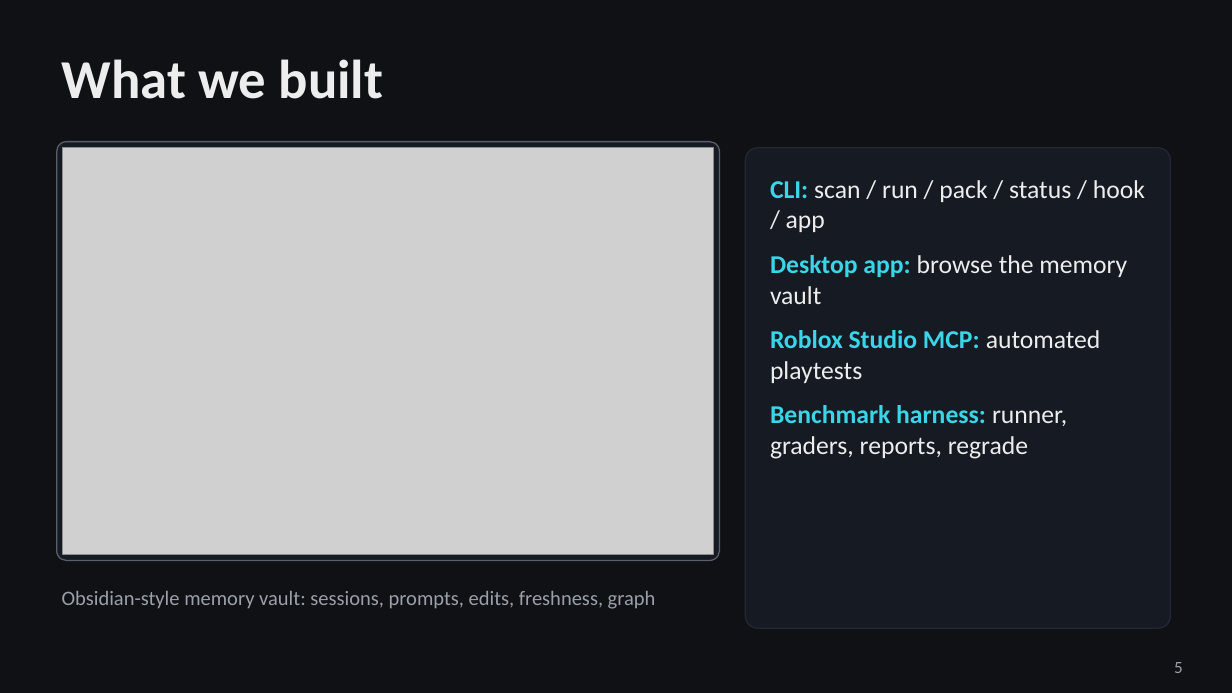
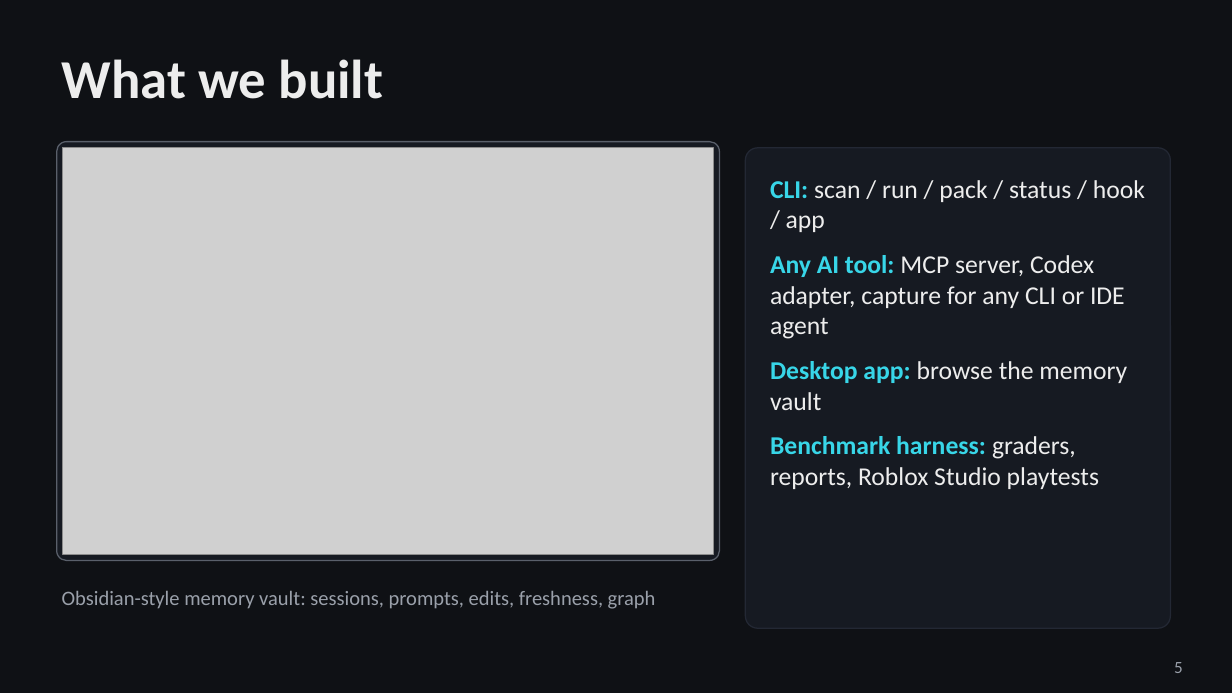
Before and after one commit to Thamer-A/devmemory-hackathon, a slide deck: slide 5 of docs/deck/DevMemory.pptx. Drawn at 1232x693 pixels with LibreOffice and Linux fonts; fonts in the diff are those of the drawing; grey boxes stand for pictures. Boxes give left, top, right and bottom in pixels: in the first picture for what was removed or moved away, otherwise in the second. Text is boxed around its words. In the diff, an @@ line names an element or a change of style, - is before the commit and + after.

```diff
--- a/docs/deck/DevMemory.pptx
+++ b/docs/deck/DevMemory.pptx
@@ text at box(770, 255, 1125, 339): paragraph added @@
+• Any AI tool: MCP server, Codex adapter, capture for any CLI or IDE agent
@@ text at box(770, 436, 1099, 489): text changed @@
-• Roblox Studio MCP: automated playtests
-• Benchmark harness: runner, graders, reports, regrade
+• Benchmark harness: graders, reports, Roblox Studio playtests
```
Also in this commit, not shown: 7 other slides changed, 11 other files.
